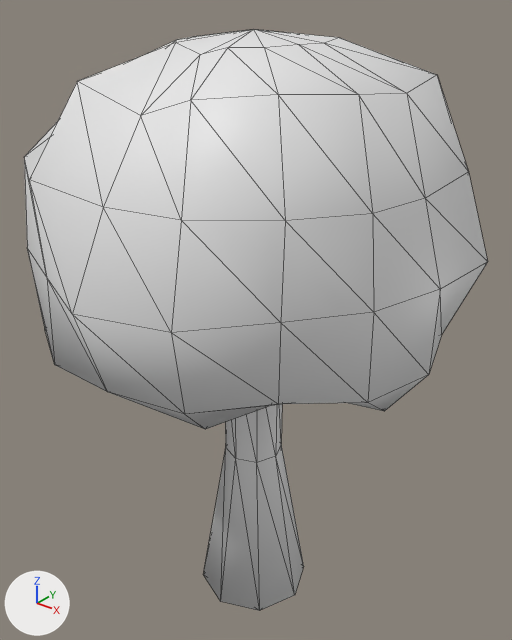
Before and after pictures for a commit that changed the glTF model Assets/GenericProps/Tree/Tree.glb.
Before and after are seen from a camera (50 mm lens) standing at (2.6, -8.18, 9.59) and looking at (-4.09, 0.18, 4.41). The lights are fixed; the arrows at lower left show +X, +Y and +Z. Mesh edges are drawn as thin lines. Materials are left out; every surface is plain grey. Vertices at the same position are counted once.

The older version as bpy lines, for what is in view:
```python
me_cylinder_002 = bpy.data.meshes.new('Cylinder.002')
me_cylinder_002.from_pydata(...)  # 146 vertices, 284 faces; spans x -3.54..3.24, y -3.5..3.21, z -1.0..8.93
# faces by material slot: [60, 224]
me_cylinder_002.materials.append(mat_tree_trunk)
me_cylinder_002.materials.append(mat_tree_leaves)
ob_cylinder_002 = bpy.data.objects.new('Cylinder.002', me_cylinder_002)
ob_cylinder_002.location = (-4.0, 0.0, 0.0)
```
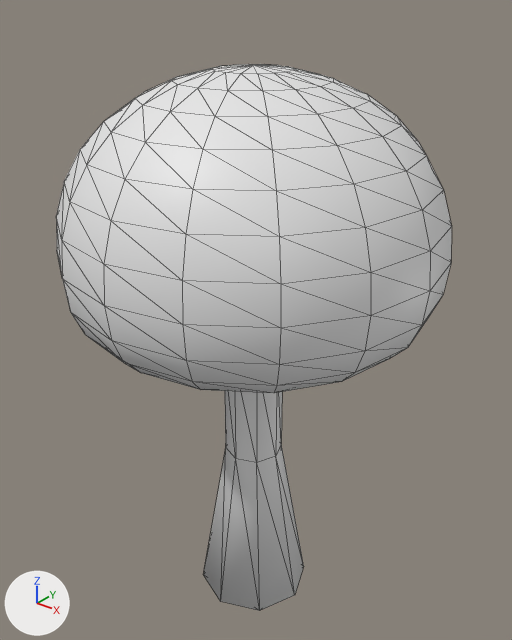
Pixel boxes (x1, y1, x2, y2) of what changed, in the pictures (512 x 640 px):
'Cylinder.002', reshaped (15% narrower, 6% shorter)
    before: (24, 29, 488, 611)
    after: (56, 64, 452, 611)
part 1 of me_cylinder_002, rebuilt (15% narrower, 18% shorter)
    before: (24, 29, 488, 429)
    after: (56, 64, 452, 393)

What the commit changed:
me_cylinder_002 is used by ob_cylinder_002; location (-4.0, 0.0, 0.0).
me_cylinder_002 had 146 vertices, 284 faces and spanned x -3.54..3.24, y -3.5..3.21, z -1.0..8.93.
me_cylinder_002 now has 274 vertices, 540 faces and spans x -3.0..3.0, y -3.0..3.0, z -1.0..8.46.
me_cylinder_002 part 1: the loose piece of 114 vertices spanning x -3.54..3.24, y -3.5..3.21, z 3.74..8.93 is rebuilt with 242 vertices and now spans x -3.0..3.0, y -3.0..3.0, z 4.32..8.46.
